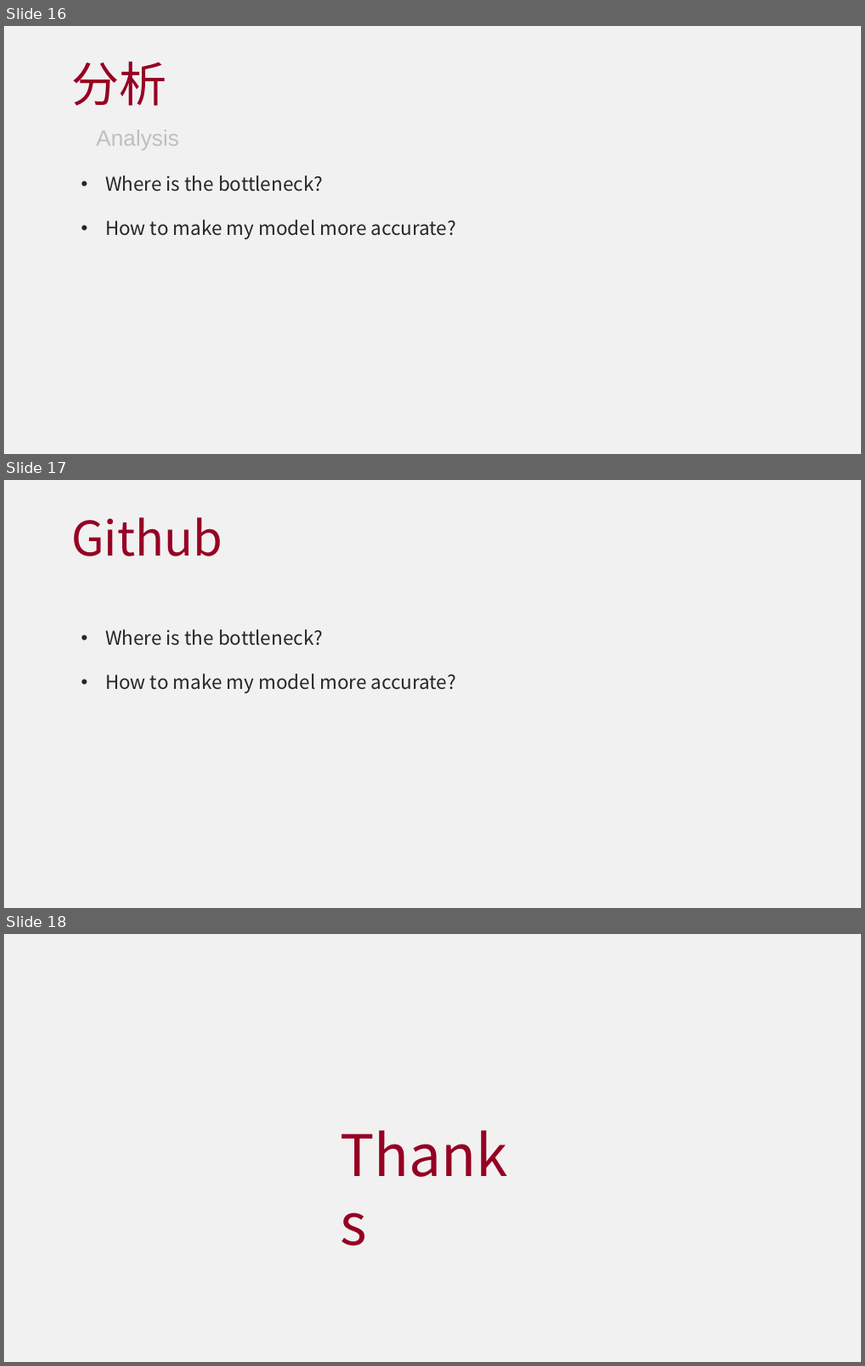
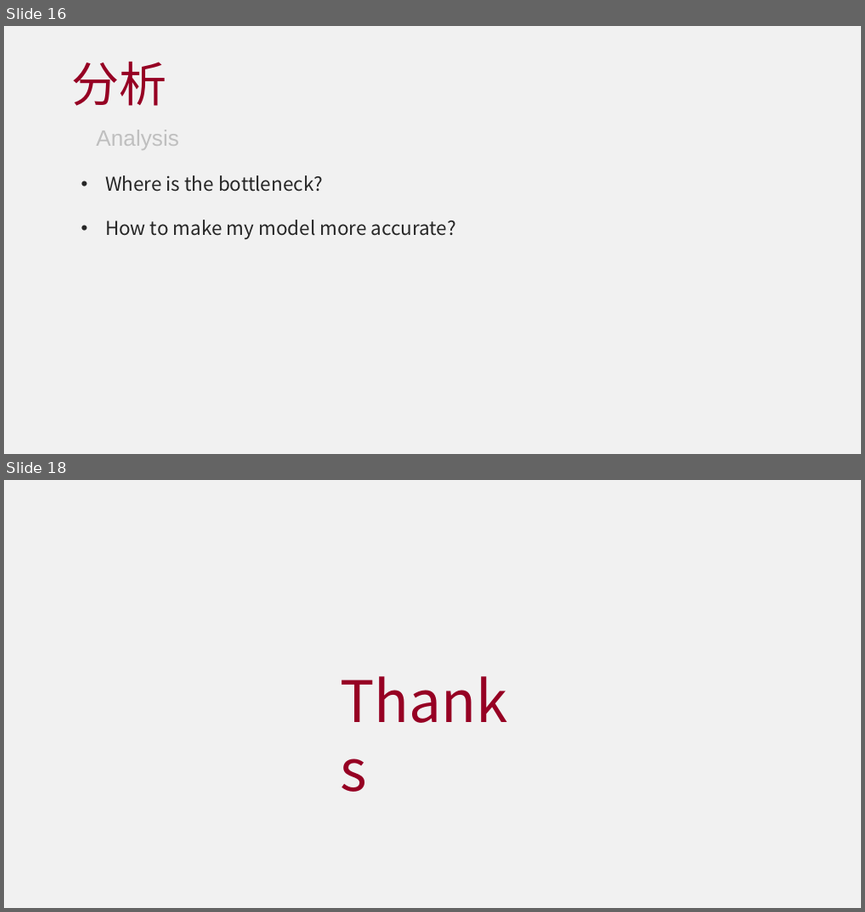
Before and after one commit to HourunLi/CCKS2022, a slide deck: Report.pptx. Shown one above the other, each under a label of ours: slides 16, 17 and 18 before the commit, slides 16 and 18 after it; the slides between them are not shown. The pictures are 865x1366 and 865x912 pixels, drawn with LibreOffice and Linux fonts; fonts in the diff are those of the drawing. Boxes give left, top, right and bottom in pixels: in the first picture for what was removed or moved away, otherwise in the second. Text is boxed around its words. In the diff, an @@ line names an element or a change of style, - is before the commit and + after.

```diff
--- a/Report.pptx
+++ b/Report.pptx
@@ slide 17 removed at <box>4,480,861,908</box>, background #F1F1F1 @@
@@ text removed at <box>71,517,222,556</box> @@
-Github
@@ text removed at <box>105,630,323,646</box> @@
-• Where is the bottleneck?
@@ text removed at <box>105,674,456,693</box> @@
-• How to make my model more accurate?
```
Also in this commit, not shown: 8 slides changed, 1 slide added, 2 other files.
